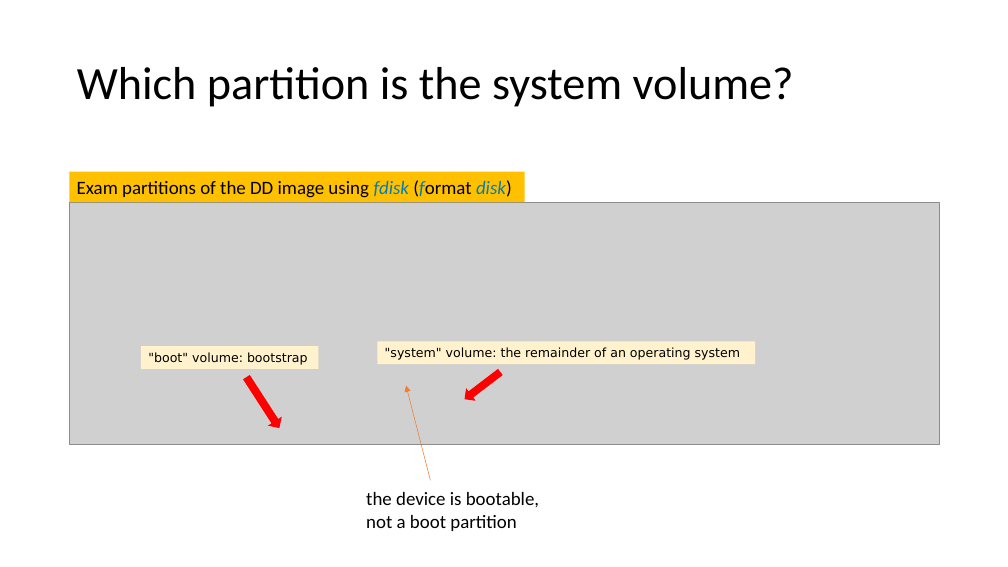
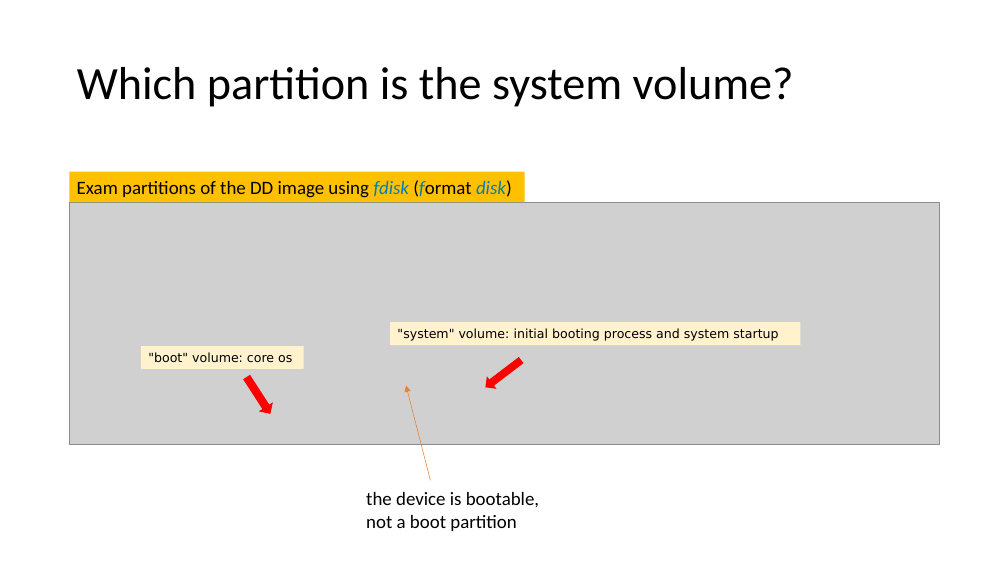
Before and after one commit to frankwxu/digital-forensics-lab, a slide deck: slide 17 of NIST_Data_Leakage_Case/NIST_Data_Leakage_00_Env_Setting.pptx (slide 9 before the commit). Drawn at 1008x567 pixels with LibreOffice and Linux fonts; fonts in the diff are those of the drawing; grey boxes stand for pictures; background and template pictures are left out. Boxes give left, top, right and bottom in pixels: in the first picture for what was removed or moved away, otherwise in the second. Text is boxed around its words. In the diff, an @@ line names an element or a change of style, - is before the commit and + after.

```diff
--- a/NIST_Data_Leakage_Case/NIST_Data_Leakage_00_Env_Setting.pptx
+++ b/NIST_Data_Leakage_Case/NIST_Data_Leakage_00_Env_Setting.pptx
@@ rectangle ""system" volume: initial booting process ...": place and size @@
-rectangle ""system" volume: initial booting process ..." at (377, 342, 755, 364)
+rectangle ""system" volume: initial booting process ..." at (390, 322, 801, 345)
@@ text in rectangle at (397, 328, 778, 341): text changed @@
-"system" volume: the remainder of an operating system
+"system" volume: initial booting process and system startup
@@ rectangle ""boot" volume: core os": place and size @@
-rectangle ""boot" volume: core os" at (141, 346, 318, 369)
+rectangle ""boot" volume: core os" at (141, 346, 303, 369)
@@ text in rectangle at (148, 352, 292, 362): text changed @@
-"boot" volume: bootstrap
+"boot" volume: core os
@@ right arrow: place and size @@
-right arrow at (461, 367, 504, 404)
+right arrow at (482, 355, 525, 392)
@@ right arrow: place and size @@
-right arrow at (241, 374, 285, 431)
+right arrow at (241, 374, 276, 418)
```
Also in this commit, not shown: 14 other slides changed, 11 slides added, 1 slide removed.
